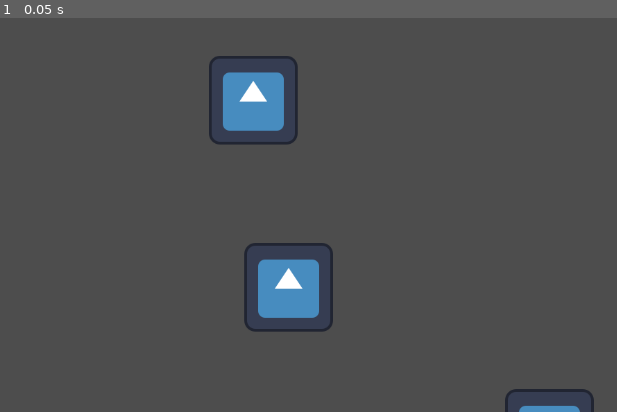
Above: before the commit, frame 1.
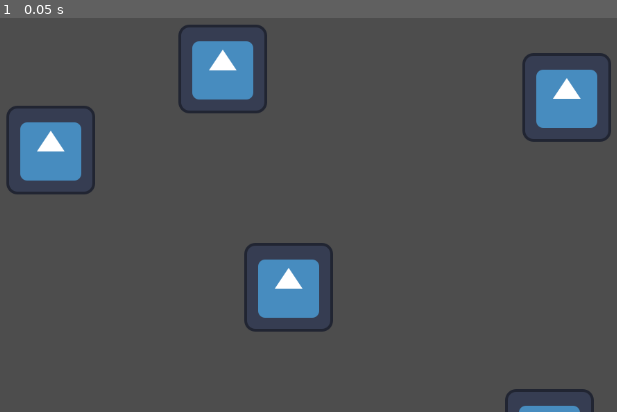
Above: after the commit, the same moment.

Repository: CodingMan275/gunslinger
Game: Godot game, scene res://icon.tscn
Two runs of this game, one before a commit and one after it. Both use one fixed random seed, a clock stepped at 60 frames per second and the inputs below. The project has no main scene, so this scene is started directly. The engine's default icon, where the game draws it, is replaced by a stand-in: a white triangle on a blue panel in a dark square.
Inputs:
- Up to frame 1 (0.05 s): no input

The runs differ from the first frame. In frame 1, 6.7% of the frame differs, in the area x 0-100%, y 1-45%.

Commit message:
Test2
aHGFIPO

Diff:
--- a/icon.tscn
+++ b/icon.tscn
@@ -7,9 +7,17 @@
 texture = ExtResource("1_4we5w")
 
 [node name="Icon" type="Sprite2D" parent="."]
-position = Vector2(-51, -270)
+position = Vector2(-95, -315)
 texture = ExtResource("1_4we5w")
 
 [node name="Icon2" type="Sprite2D" parent="."]
 position = Vector2(376, 211)
 texture = ExtResource("1_4we5w")
+
+[node name="Icon3" type="Sprite2D" parent="."]
+position = Vector2(-343, -198)
+texture = ExtResource("1_4we5w")
+
+[node name="Icon4" type="Sprite2D" parent="."]
+position = Vector2(401, -274)
+texture = ExtResource("1_4we5w")
